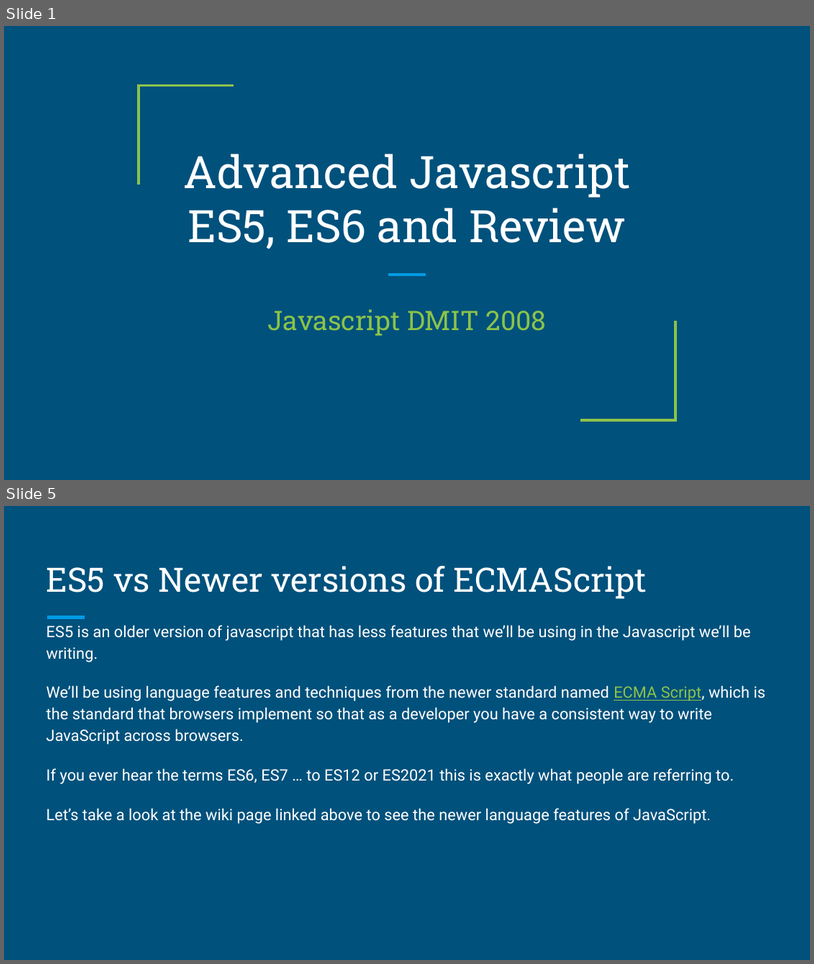
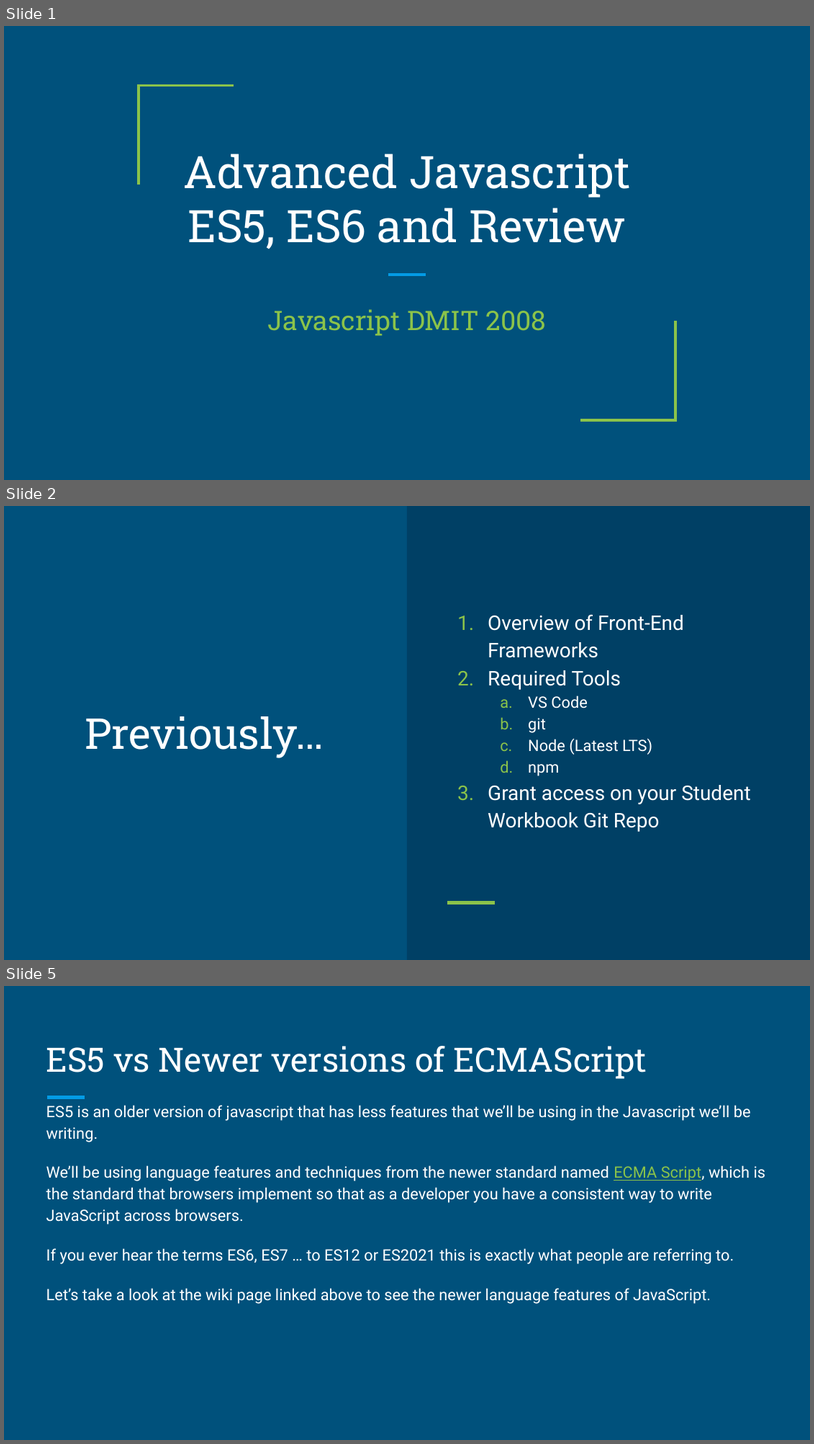
Before and after one commit to dmit-2008/DMIT2008-OE01-Fall-2026, a slide deck: docs/slides/DMIT2008-Week1-Day2-new.pptx. Shown one above the other, each under a label of ours: slides 1 and 5 before the commit, slides 1, 2 and 5 after it; the slides between them are not shown. The pictures are 814x964 and 814x1444 pixels, drawn with LibreOffice and Linux fonts; fonts in the diff are those of the drawing. Boxes give left, top, right and bottom in pixels: in the first picture for what was removed or moved away, otherwise in the second. Text is boxed around its words. In the diff, an @@ line names an element or a change of style, - is before the commit and + after.

```diff
--- a/docs/slides/DMIT2008-Week1-Day2-new.pptx
+++ b/docs/slides/DMIT2008-Week1-Day2-new.pptx
@@ slide 2 added at (4, 506, 810, 960), background #00517C @@
@@ rectangle added at (407, 506, 810, 959), fill #004065 @@
@@ text added at (488, 614, 751, 831), 18 pt, text #FFFFFF @@
+1. Overview of Front-End Frameworks
+2. Required Tools
+  a. VS Code
+  b. git
+  c. Node (Latest LTS)
+  d. npm
+3. Grant access on your Student Workbook Git Repo
@@ title added at (85, 716, 324, 758), 38 pt, text #FFFFFF @@
+Previously…
@@ line added from (448, 903) to (495, 903), #8BC34A 3 pt @@
```
Also in this commit, not shown: 3 slides changed, 5 other slides added, 1 slide removed, 1 other file.
